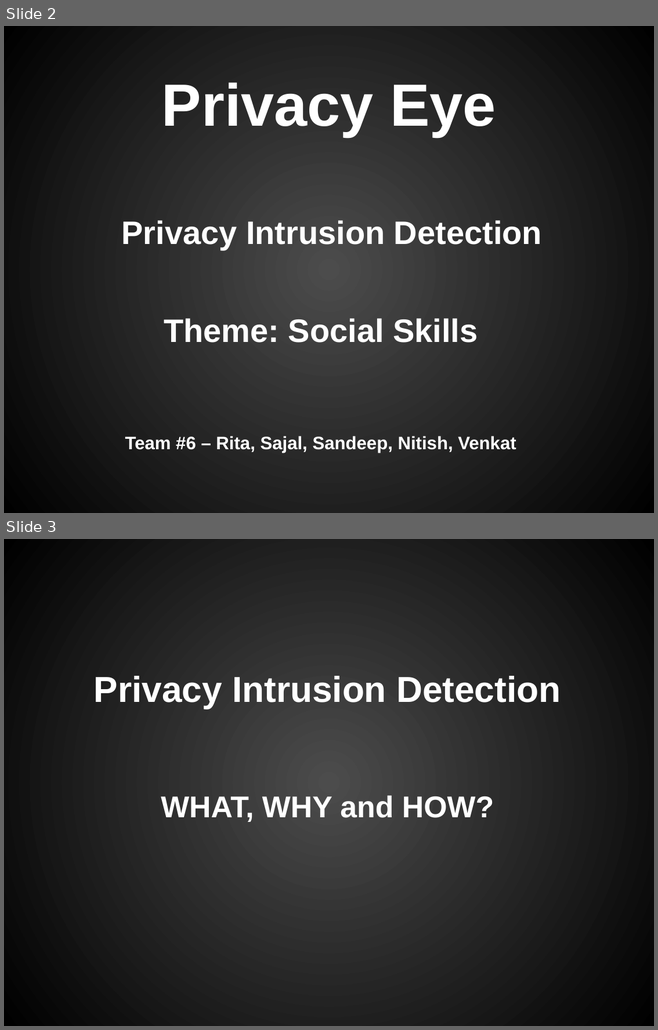
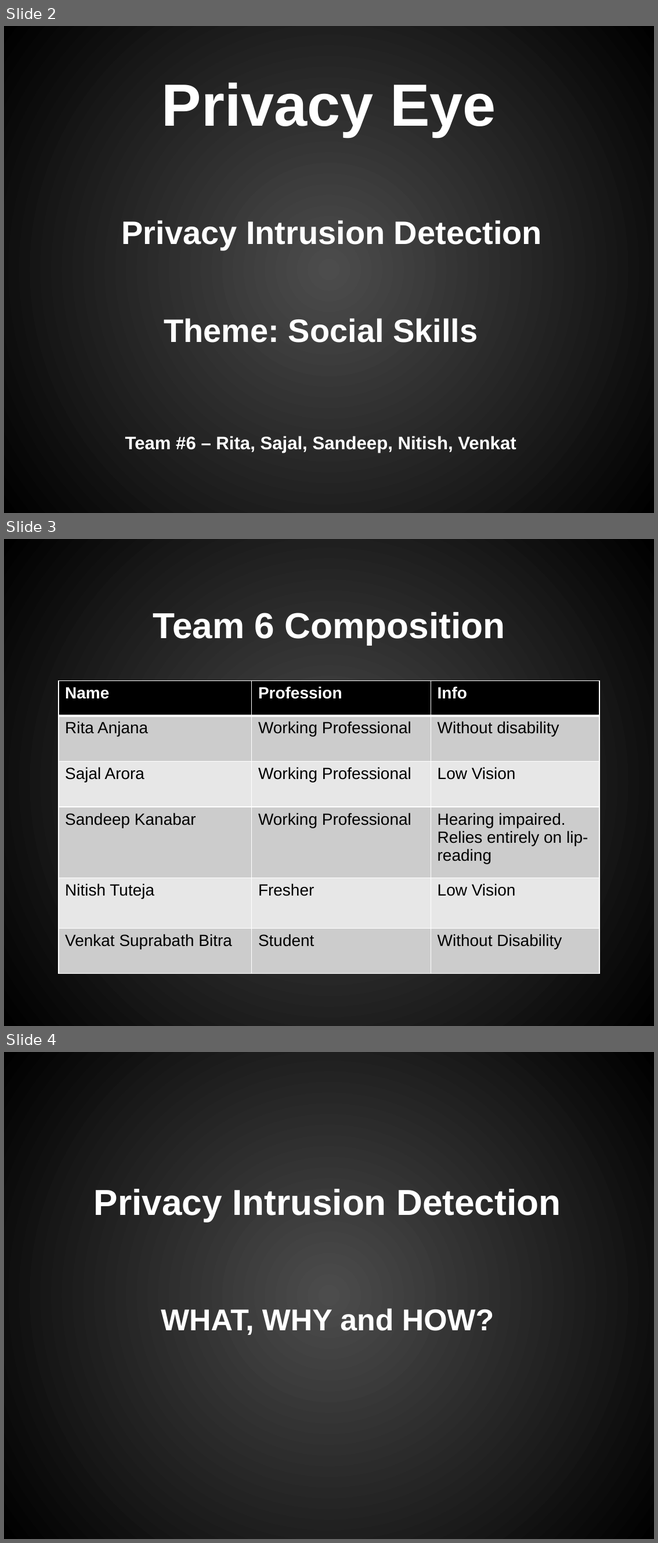
Before and after one commit to I-Stem/hack2020_Team6, a slide deck: Privacy_Eye.pptx. Shown one above the other, each under a label of ours: slides 2 and 3 before the commit, slides 2, 3 and 4 after it. The pictures are 658x1030 and 658x1543 pixels, drawn with LibreOffice and Linux fonts; fonts in the diff are those of the drawing. Boxes give left, top, right and bottom in pixels: in the first picture for what was removed or moved away, otherwise in the second. Text is boxed around its words. In the diff, an @@ line names an element or a change of style, - is before the commit and + after.

```diff
--- a/Privacy_Eye.pptx
+++ b/Privacy_Eye.pptx
@@ slide 3 added at (4,539,654,1026), background gradient #4C4C4C to #000000 @@
@@ title added at (153,612,505,645), 40 pt, text #FFFFFF, bold @@
+Team 6 Composition
@@ table added at (59,681,599,973), 6 rows, 3 columns @@
+Name | Profession | Info
+Rita Anjana | Working Professional | Without disability
+Sajal Arora | Working Professional | Low Vision
+Sandeep Kanabar | Working Professional | Hearing impaired. Relies entirely on lip-reading
+Nitish Tuteja | Fresher | Low Vision
+Venkat Suprabath Bitra | Student | Without Disability
@@ what was slide 3 is now slide 4 @@
```
Also in this commit, not shown: 6 slides changed, 2 other slides added, 1 slide removed.
